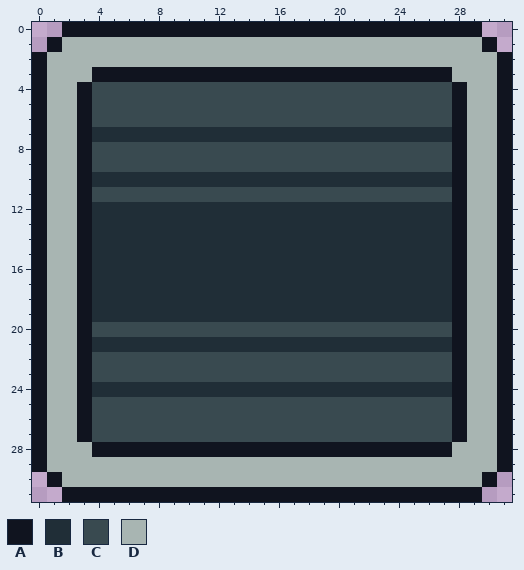
File history of a pixel-art file, assets/img/ui/panel.aseprite. The picture above was drawn from the file before the commit.
32x32 pixels, 1 frame.
Palette (. is transparent): A #10141f  B #202e37  C #394a50  D #a8b5b2
Pixels before, first column x 0:
 0 ..AAAAAAAAAAAAAAAAAAAAAAAAAAAA..
 1 .ADDDDDDDDDDDDDDDDDDDDDDDDDDDDA.
 2 ADDDDDDDDDDDDDDDDDDDDDDDDDDDDDDA
 3 ADDDAAAAAAAAAAAAAAAAAAAAAAAADDDA
 4 ADDACCCCCCCCCCCCCCCCCCCCCCCCADDA
 5 ADDACCCCCCCCCCCCCCCCCCCCCCCCADDA
 6 ADDACCCCCCCCCCCCCCCCCCCCCCCCADDA
 7 ADDABBBBBBBBBBBBBBBBBBBBBBBBADDA
 8 ADDACCCCCCCCCCCCCCCCCCCCCCCCADDA
 9 ADDACCCCCCCCCCCCCCCCCCCCCCCCADDA
10 ADDABBBBBBBBBBBBBBBBBBBBBBBBADDA
11 ADDACCCCCCCCCCCCCCCCCCCCCCCCADDA
12 ADDABBBBBBBBBBBBBBBBBBBBBBBBADDA
13 ADDABBBBBBBBBBBBBBBBBBBBBBBBADDA
14 ADDABBBBBBBBBBBBBBBBBBBBBBBBADDA
15 ADDABBBBBBBBBBBBBBBBBBBBBBBBADDA
16 ADDABBBBBBBBBBBBBBBBBBBBBBBBADDA
17 ADDABBBBBBBBBBBBBBBBBBBBBBBBADDA
18 ADDABBBBBBBBBBBBBBBBBBBBBBBBADDA
19 ADDABBBBBBBBBBBBBBBBBBBBBBBBADDA
20 ADDACCCCCCCCCCCCCCCCCCCCCCCCADDA
21 ADDABBBBBBBBBBBBBBBBBBBBBBBBADDA
22 ADDACCCCCCCCCCCCCCCCCCCCCCCCADDA
23 ADDACCCCCCCCCCCCCCCCCCCCCCCCADDA
24 ADDABBBBBBBBBBBBBBBBBBBBBBBBADDA
25 ADDACCCCCCCCCCCCCCCCCCCCCCCCADDA
26 ADDACCCCCCCCCCCCCCCCCCCCCCCCADDA
27 ADDACCCCCCCCCCCCCCCCCCCCCCCCADDA
28 ADDDAAAAAAAAAAAAAAAAAAAAAAAADDDA
29 ADDDDDDDDDDDDDDDDDDDDDDDDDDDDDDA
30 .ADDDDDDDDDDDDDDDDDDDDDDDDDDDDA.
31 ..AAAAAAAAAAAAAAAAAAAAAAAAAAAA..
Now the later version:
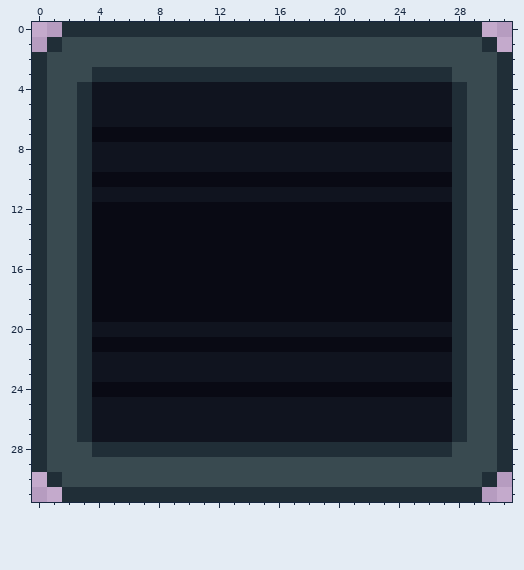
Edits made:
colour A: #10141f -> #202e37
colour B: #202e37 -> #090a14
colour C: #394a50 -> #10141f
colour D: #a8b5b2 -> #394a50
